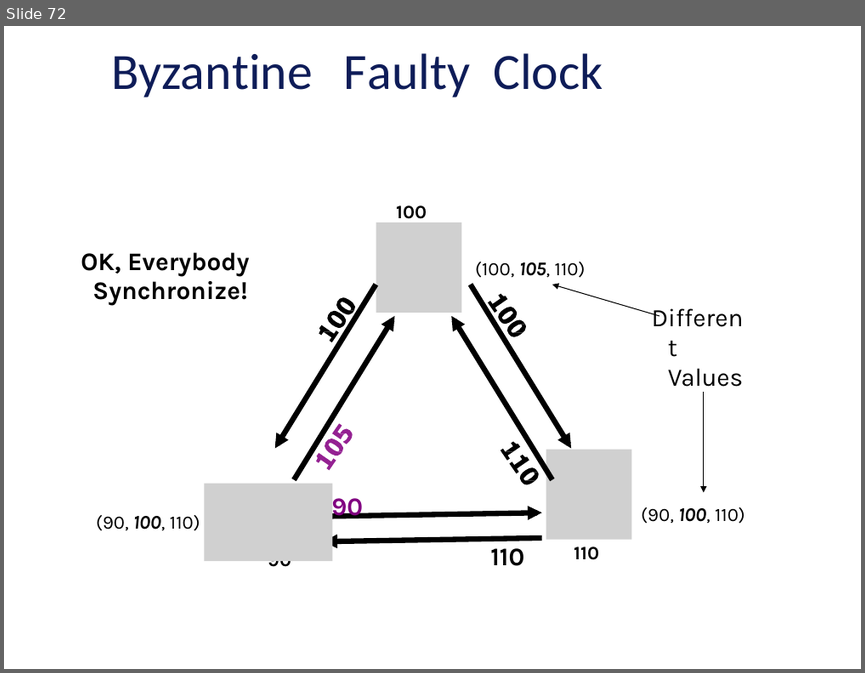
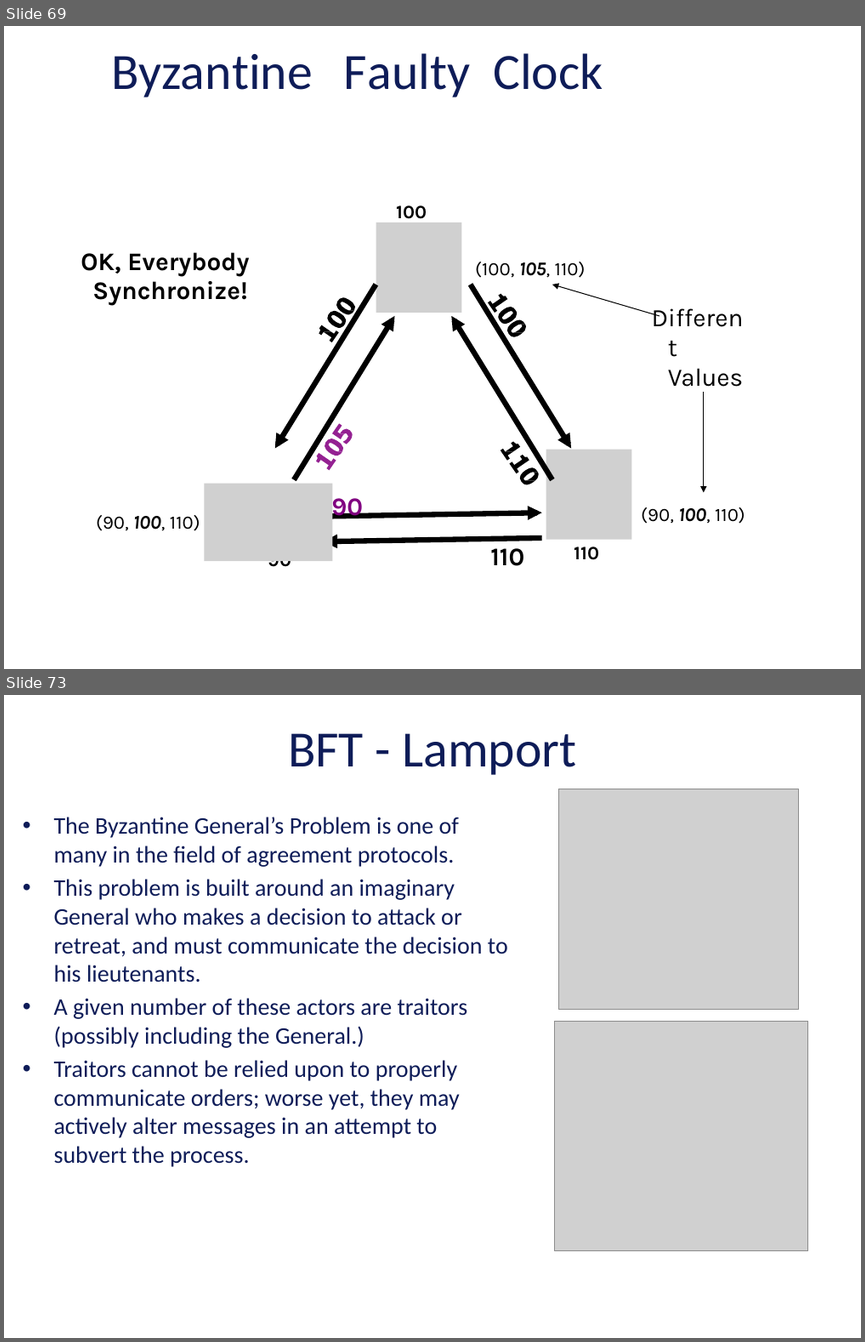
Before and after one commit to vu-resilient-distributed-systems/lectures-fall-2019, a slide deck: Module-5-AvoidingFailures/04_00_SoftwareFaultTolerance.pptx. Shown one above the other, each under a label of ours: slide 72 before the commit, slides 69 and 73 after it; the slides between them are not shown. The pictures are 865x673 and 865x1342 pixels, drawn with LibreOffice and Linux fonts; fonts in the diff are those of the drawing; grey boxes stand for pictures; background and template pictures are left out. Boxes give left, top, right and bottom in pixels: in the first picture for what was removed or moved away, otherwise in the second. Text is boxed around its words. In the diff, an @@ line names an element or a change of style, - is before the commit and + after.

```diff
--- a/Module-5-AvoidingFailures/04_00_SoftwareFaultTolerance.pptx
+++ b/Module-5-AvoidingFailures/04_00_SoftwareFaultTolerance.pptx
@@ slide 73 added at (4,695,861,1338), background picture (left out) @@
@@ title added at (288,733,576,775), 42.7 pt, text #0E1C58 @@
+BFT - Lamport
@@ picture added at (559,789,798,1009) @@
@@ text added at (54,817,508,1167), 20 pt, text #0E1C58 @@
+• The Byzantine General’s Problem is one of many in the field of agreement protocols.
+• This problem is built around an imaginary General who makes a decision to attack or retreat, and must communicate the decision to his lieutenants.
+• A given number of these actors are traitors (possibly including the General.)
+• Traitors cannot be relied upon to properly communicate orders; worse yet, they may actively alter messages in an attempt to subvert the process.
@@ picture added at (554,1021,808,1251) @@
@@ what was slide 72 is now slide 69 @@
```
Also in this commit, not shown: 2 slides changed, 41 other slides added, 3 slides removed, 2 other files.
